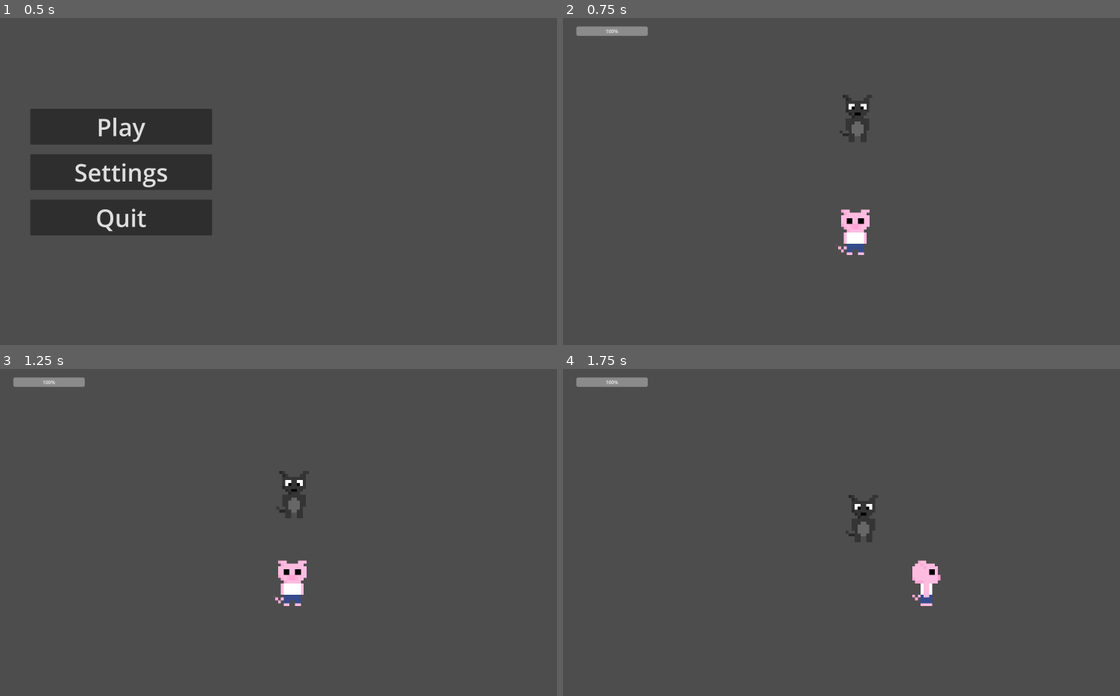
Above: before the commit, frames 1-4 (two rows, left to right).
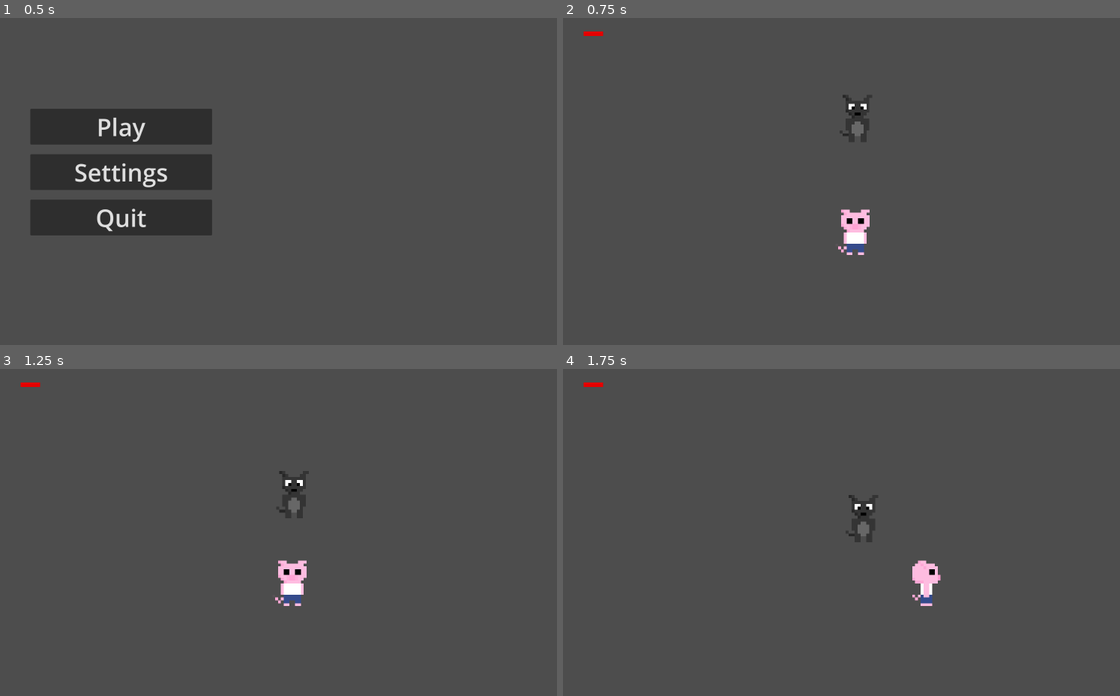
Above: after the commit, the same moments.

Repository: VeryVeryCoolName/atestathorror
Game: Godot game, scene res://Scenes/main_menu.tscn
The game is run twice, just before and just after one commit, with the same random seed, the same clock (stepped at 60 frames per second) and the same inputs.
Inputs:
- Up to frame 1 (0.5 s): no input
- Up to frame 2 (0.75 s): click "Play" at 0.5 s
- Up to frame 3 (1.25 s): no input
- Up to frame 4 (1.75 s): hold D (MoveRight) from 1.28 s (still down); tap Z (Attack) at 1.35 s

Frame 1 is identical in both runs. In frame 2, 0.4% of the frame differs, in the area x 2-16%, y 2-6%; in frame 3, 0.4%; in frame 4, 0.4%.

Commit message:
Texture addition

Diff:
--- a/Scenes/game.tscn
+++ b/Scenes/game.tscn
@@ -1,12 +1,14 @@
-[gd_scene load_steps=24 format=3 uid="uid://qt58swgp7716"]
+[gd_scene load_steps=26 format=3 uid="uid://qt58swgp7716"]
 
 [ext_resource type="Script" uid="uid://bk6bio18r35n4" path="res://Scripts/player.gd" id="1_ebmjs"]
 [ext_resource type="Script" uid="uid://d3gstux5dn6sj" path="res://Scripts/cameracontroller.gd" id="1_nnt18"]
 [ext_resource type="Texture2D" uid="uid://snot1g3hrdef" path="res://Assets/Sprites/Player/Movement/piggy_pc_down3.png" id="2_nb51f"]
 [ext_resource type="AudioStream" uid="uid://c6gtnu1gvs8mu" path="res://music/gamemusic.mp3" id="2_qxrlw"]
 [ext_resource type="Texture2D" uid="uid://dp7sh4lr1jpbm" path="res://Assets/Sprites/Player/piggy_pc_down.png" id="2_wrm1d"]
+[ext_resource type="Texture2D" uid="uid://c84vekk6w2vl6" path="res://Assets/Sprites/Player/hp_under.png" id="3_exi56"]
 [ext_resource type="Script" uid="uid://b7o434eck1c6h" path="res://Scripts/healthbar.gd" id="3_iivbl"]
 [ext_resource type="Texture2D" uid="uid://c31k0wiywrw4h" path="res://Assets/Sprites/Player/Movement/piggy_pc_down1.png" id="3_nnt18"]
+[ext_resource type="Texture2D" uid="uid://bp82wrm86omaj" path="res://Assets/Sprites/Player/hp_progress.png" id="4_7t8sx"]
 [ext_resource type="Texture2D" uid="uid://dnrg3w4egmg4r" path="res://Assets/Sprites/Player/Movement/piggy_pc_down2.png" id="4_ewbju"]
 [ext_resource type="Texture2D" uid="uid://c4yjhdd5ec0w2" path="res://Assets/Sprites/Player/Movement/piggy_pc_left2.png" id="5_85qyi"]
 [ext_resource type="Texture2D" uid="uid://4oymy3oklj2f" path="res://Assets/Sprites/Player/Movement/piggy_pc_left1.png" id="6_iivbl"]
@@ -103,13 +105,14 @@
 
 [node name="CanvasLayer" type="CanvasLayer" parent="Camera2D"]
 
-[node name="ProgressBar" type="ProgressBar" parent="Camera2D/CanvasLayer"]
-offset_left = 44.0
-offset_top = 28.0
-offset_right = 280.0
-offset_bottom = 59.0
+[node name="TextureProgressBar" type="TextureProgressBar" parent="Camera2D/CanvasLayer"]
+offset_left = 68.0
+offset_top = 44.0
+offset_right = 211.0
+offset_bottom = 72.0
 value = 100.0
-fill_mode = 1
+texture_under = ExtResource("3_exi56")
+texture_progress = ExtResource("4_7t8sx")
 script = ExtResource("3_iivbl")
 
 [node name="PlayerCharacter" type="CharacterBody2D" parent="."]
@@ -117,7 +120,7 @@
 collision_layer = 9
 collision_mask = 9
 script = ExtResource("1_ebmjs")
-health_bar_path = NodePath("../Camera2D/CanvasLayer/ProgressBar")
+health_bar_path = NodePath("../Camera2D/CanvasLayer/TextureProgressBar")
 
 [node name="AnimatedSprite2D" type="AnimatedSprite2D" parent="PlayerCharacter"]
 texture_filter = 1
--- a/Scripts/healthbar.gd
+++ b/Scripts/healthbar.gd
@@ -1,4 +1,4 @@
-extends ProgressBar
+extends TextureProgressBar
 
 @export var max_health := 100
 @export var current_health := 100
--- a/Scripts/player.gd
+++ b/Scripts/player.gd
@@ -1,8 +1,7 @@
 class_name PlayerCharacter extends CharacterBody2D
-
-@export var offset = 64
+@export var offset := 64
 @export var movespeed : float = 65000.0
-@export_node_path("ProgressBar") var health_bar_path
+@export_node_path("TextureProgressBar") var health_bar_path
 var direction: Vector2 = Vector2.ZERO
 var cardinaldirection: Vector2 = Vector2.DOWN
 var is_attacking: bool = false
@@ -12,7 +11,7 @@
 var health := MAX_HEALTH : set = set_health
 @onready var attack_area = $AttackArea
 @onready var animated_sprite = $AnimatedSprite2D
-var health_bar: ProgressBar
+var health_bar: TextureProgressBar
 
 func _ready():
 	if health_bar_path:
@@ -44,12 +43,10 @@
 	if Input.is_action_just_pressed("Attack") and not is_attacking:
 		attack()
 
-# === PHYSICS ===
 func _physics_process(_delta):
 	if not is_attacking:
 		move_and_slide()
 
-# === ATTACK HANDLING ===
 func attack():
 	is_attacking = true
 	velocity = Vector2.ZERO
